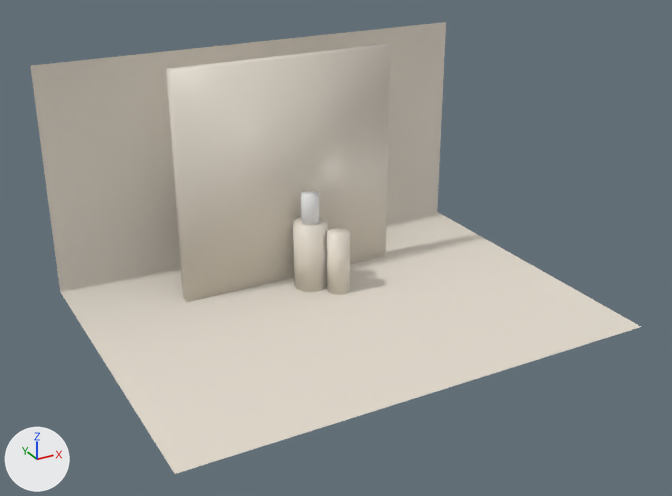
The glTF model docs/assets/white_podium_02.glb as it was, and as the next commit left it.
One viewpoint serves both versions: a 50 mm lens placed at (-1.71, -3.34, 1.82), pointed at (-0.04, -0.31, 0.31). Every picture has the same lights, and +X, +Y and +Z are marked at lower left. Where no turn or scale is listed for an object, it has been applied to the vertices.

Script lines for the objects in view, before the commit:
```python
me_circle_001 = bpy.data.meshes.new('Circle.001')
me_circle_001.from_pydata(...)  # a 64-sided cylinder along z spanning x -0.075..0.075, y -0.075..0.075, z 0.0..0.3
me_circle_001.materials.append(mat_wall)  # white #e7dfd1
me_circle_003 = bpy.data.meshes.new('Circle.003')
me_circle_003.from_pydata(...)  # a 64-sided cylinder along z spanning x -0.05..0.05, y -0.05..0.05, z 0.0..0.275
me_circle_003.materials.append(mat_wall)  # white #e7dfd1
me_cylinder = bpy.data.meshes.new('Cylinder')
me_cylinder.from_pydata(...)  # a 32-sided cylinder along z spanning x -0.0391..0.0391, y -0.0391..0.0391, z 0.0012..0.1302
me_plane_001 = bpy.data.meshes.new('Plane.001')
me_plane_001.from_pydata(...)  # a box spanning x -0.5..0.5, y -0.025..0.025, z 0.0..1.0
me_plane_001.materials.append(mat_wall)  # white #e7dfd1
me_plane_002 = bpy.data.meshes.new('Plane.002')
me_plane_002.from_pydata([(-1.0, -1.0, 0.0), (1.0, -1.0, 0.0), (-1.0, 0.47, 0.0), (1.0, 0.47, 0.0), (-1.0, 0.47, 1.0), (1.0, 0.47, 1.0)], [], [(0, 1, 3), (0, 3, 2), (2, 3, 5), (2, 5, 4)])
me_plane_002.materials.append(mat_wall)  # white #e7dfd1
ob_floor___wall = bpy.data.objects.new('Floor & Wall', me_plane_002)
ob_floor___wall.location = (0.0, 0.0, 0.0)
ob_item_slot0 = bpy.data.objects.new('item_slot0', me_cylinder)
ob_item_slot0.location = (0.0, 0.0, 0.301)
ob_plant = bpy.data.objects.new('Plant', me_plane_001)
ob_plant.location = (-0.047, 0.128, 0.0)
ob_podium1 = bpy.data.objects.new('Podium1', me_circle_001)
ob_podium1.location = (0.0, 0.0, 0.0)
ob_podium_2 = bpy.data.objects.new('Podium 2', me_circle_003)
ob_podium_2.location = (0.083, -0.103, 0.0)
```
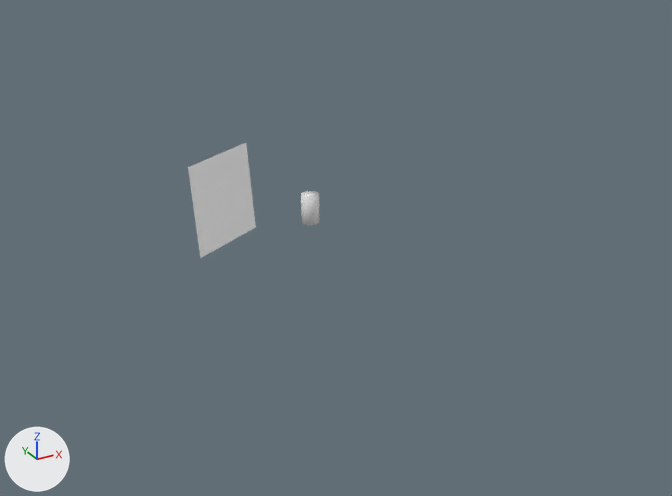
Location of each change, (x1, y1, x2, y2) in pixels of the pictures (672 x 496 px):
'Floor & Wall', deleted: before (30, 22, 641, 474)
'Plant', deleted: before (166, 44, 390, 302)
'Podium1', deleted: before (293, 217, 328, 292)
'Podium 2', deleted: before (327, 228, 350, 295)
'background_plane', unchanged, uncovered by the edit: after (188, 143, 256, 258)

What the commit changed:
Object 'Podium1' (ob_podium1) is deleted.
Object 'Podium 2' (ob_podium_2) is deleted.
Object 'Plant' (ob_plant) is deleted.
Object 'Floor & Wall' (ob_floor___wall) is deleted.
